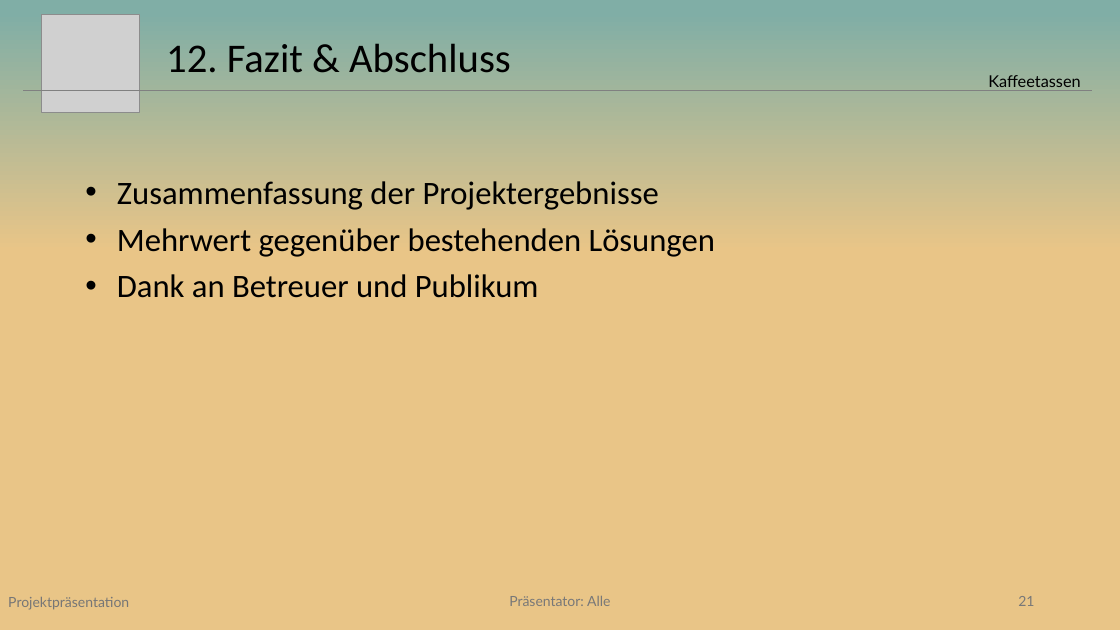
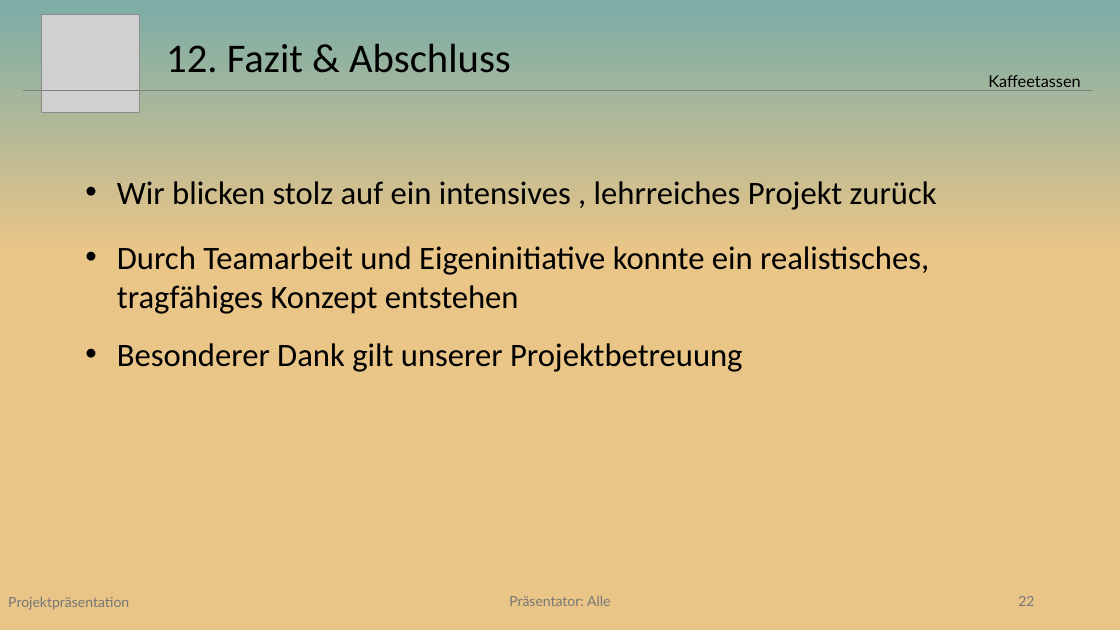
Before and after one commit to Beatlex/KaffeeContainer, a slide deck: slide 22 of Projektpräsentation/Powerpoint/Projektpräsentation V3l.pptx (slide 21 before the commit). Drawn at 1120x630 pixels with LibreOffice and Linux fonts; fonts in the diff are those of the drawing; grey boxes stand for pictures. Boxes give left, top, right and bottom in pixels: in the first picture for what was removed or moved away, otherwise in the second. Text is boxed around its words. In the diff, an @@ line names an element or a change of style, - is before the commit and + after.

```diff
--- a/Projektpräsentation/Powerpoint/Projektpräsentation V3l.pptx
+++ b/Projektpräsentation/Powerpoint/Projektpräsentation V3l.pptx
@@ text at box(117, 181, 937, 372): text changed @@
-• Zusammenfassung der Projektergebnisse
-• Mehrwert gegenüber bestehenden Lösungen
-• Dank an Betreuer und Publikum
+• Wir blicken stolz auf ein intensives , lehrreiches Projekt zurück
+• Durch Teamarbeit und Eigeninitiative konnte ein realistisches, tragfähiges Konzept entstehen
+• Besonderer Dank gilt unserer Projektbetreuung
@@ page number at box(1018, 596, 1034, 606): text changed @@
-21
+22
```
Also in this commit, not shown: 1 other slide changed, 1 slide added.
